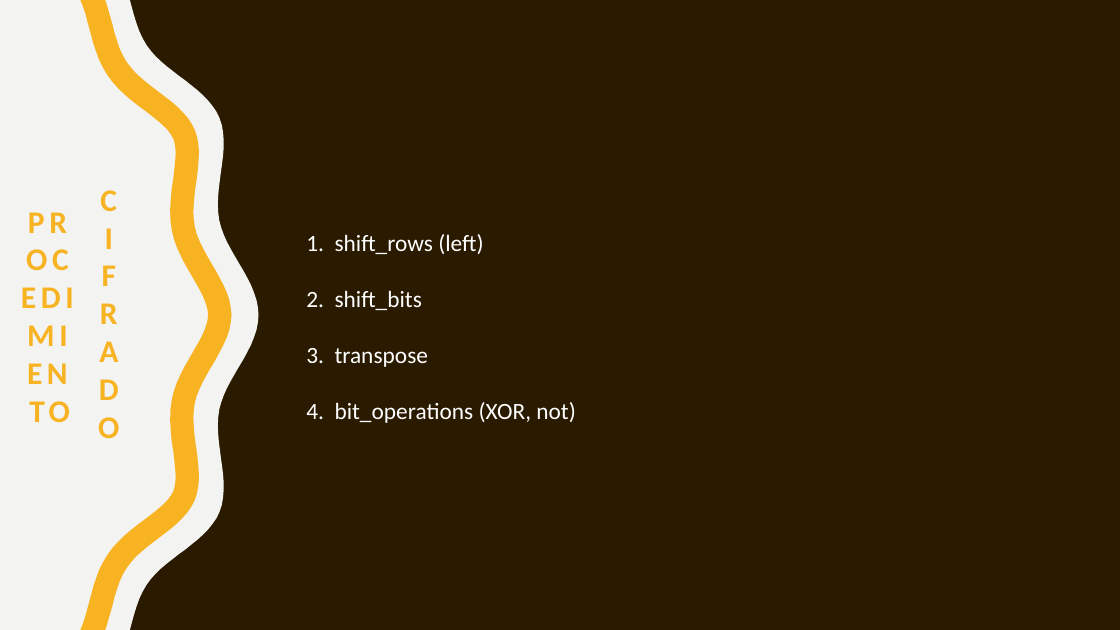
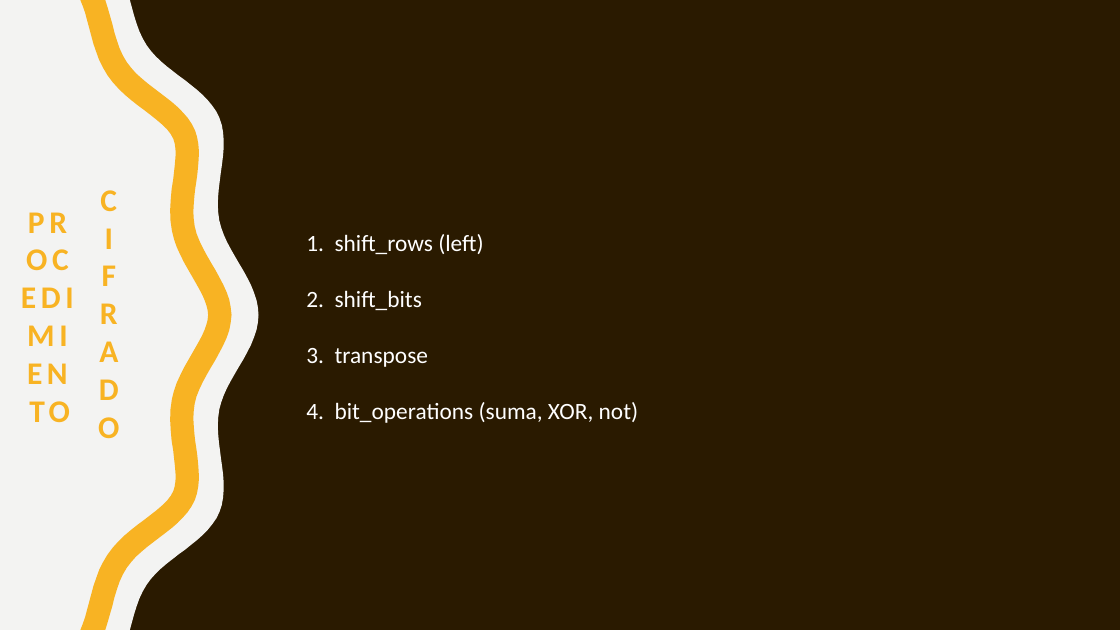
Before and after one commit to CelisIvan/CipherAlgorithm, a slide deck: slide 5 of algoritmo.pptx (slide 4 before the commit). Drawn at 1120x630 pixels with LibreOffice and Linux fonts; fonts in the diff are those of the drawing. Boxes give left, top, right and bottom in pixels: in the first picture for what was removed or moved away, otherwise in the second. Text is boxed around its words. In the diff, an @@ line names an element or a change of style, - is before the commit and + after.

```diff
--- a/algoritmo.pptx
+++ b/algoritmo.pptx
@@ title at [306,234,638,423]: text changed @@
-1. shift_rows (left)
-2. shift_bits
-3. transpose
-4. bit_operations (XOR, not)
+1. shift_rows (left)
+2. shift_bits
+3. transpose
+4. bit_operations (suma, XOR, not)
```
Also in this commit, not shown: 2 other slides changed, 1 slide added.
